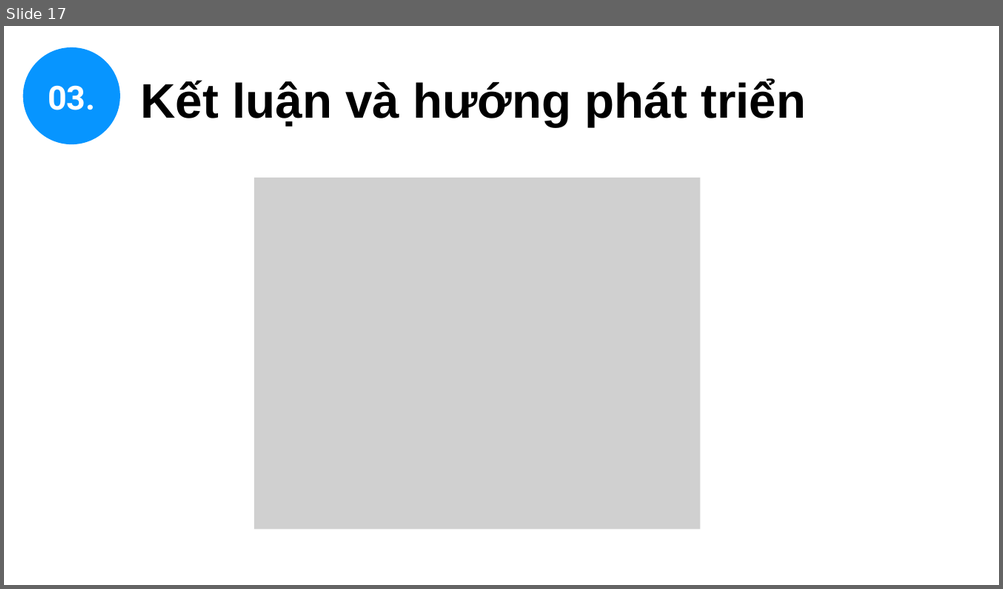
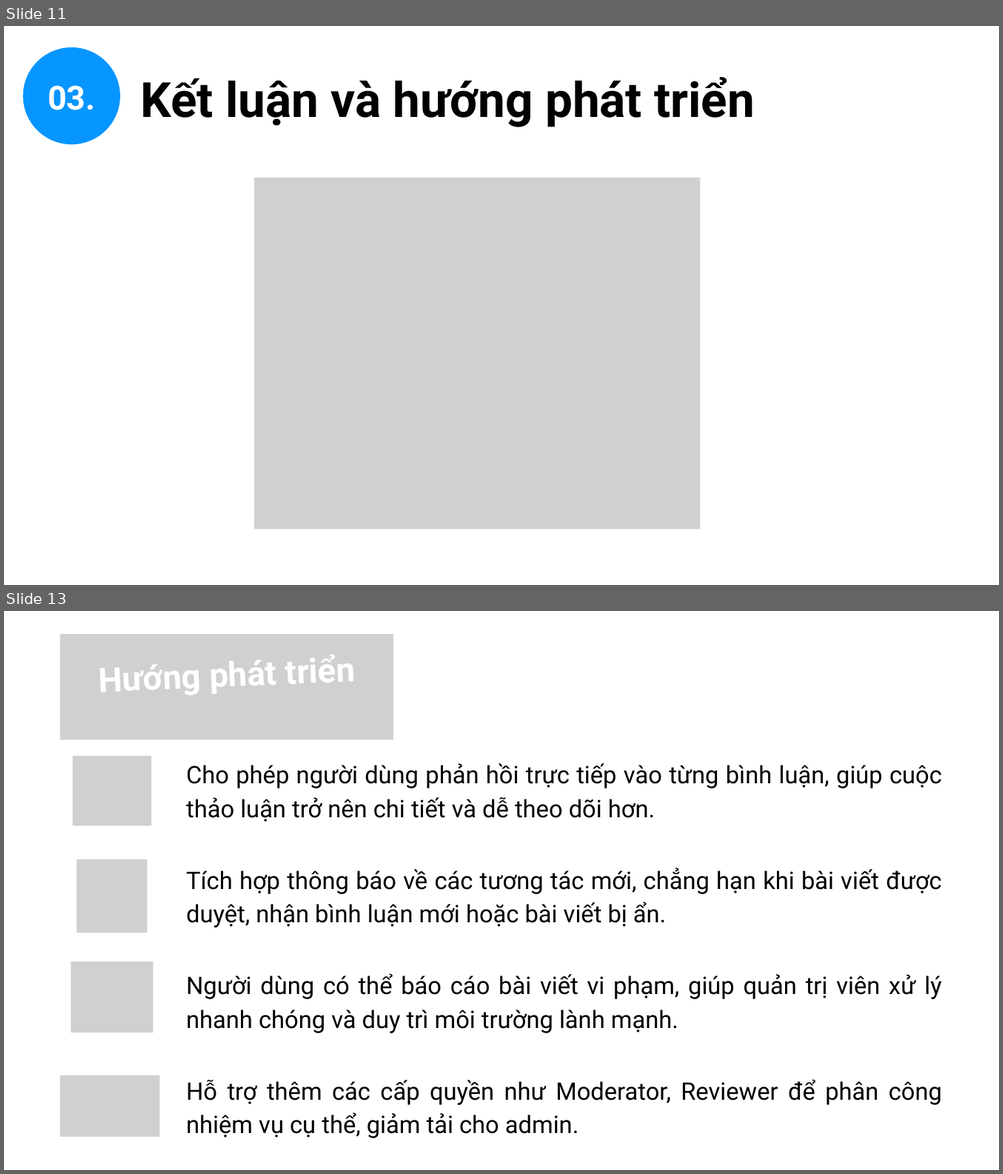
Before and after one commit to URMySunshinee/cn-da21ttc-letructin-forum-laravel, a slide deck: thesis/abs/PPT Báo Cáo CN.pptx. Shown one above the other, each under a label of ours: slide 17 before the commit, slides 11 and 13 after it; the slides between them are not shown. The pictures are 1003x589 and 1003x1174 pixels, drawn with LibreOffice and Linux fonts; fonts in the diff are those of the drawing; grey boxes stand for pictures. Boxes give left, top, right and bottom in pixels: in the first picture for what was removed or moved away, otherwise in the second. Text is boxed around its words. In the diff, an @@ line names an element or a change of style, - is before the commit and + after.

```diff
--- a/thesis/abs/PPT Báo Cáo CN.pptx
+++ b/thesis/abs/PPT Báo Cáo CN.pptx
@@ slide 13 added at <box>4,611,999,1170</box>, background #FFFFFF @@
@@ picture added at <box>60,634,393,740</box> @@
@@ text added at <box>81,640,373,697</box>, 49 pt, text #FFFFFF, bold @@
+Hướng phát triển
@@ picture added at <box>73,756,151,826</box> @@
@@ text added at <box>186,763,942,822</box>, 35 pt, text #000000 @@
+Cho phép người dùng phản hồi trực tiếp vào từng bình luận, giúp cuộc thảo luận trở nên chi tiết và dễ theo dõi hơn.
@@ picture added at <box>77,860,148,933</box> @@
@@ text added at <box>186,868,942,928</box>, 35 pt, text #000000 @@
+Tích hợp thông báo về các tương tác mới, chẳng hạn khi bài viết được duyệt, nhận bình luận mới hoặc bài viết bị ẩn.
@@ picture added at <box>71,962,153,1034</box> @@
@@ text added at <box>186,974,941,1034</box>, 35 pt, text #000000 @@
+Người dùng có thể báo cáo bài viết vi phạm, giúp quản trị viên xử lý nhanh chóng và duy trì môi trường lành mạnh.
@@ picture added at <box>60,1076,159,1137</box> @@
@@ text added at <box>186,1079,942,1139</box>, 35 pt, text #000000 @@
+Hỗ trợ thêm các cấp quyền như Moderator, Reviewer để phân công nhiệm vụ cụ thể, giảm tải cho admin.
@@ what was slide 17 is now slide 11 @@
@@ slide 11 changed as well @@
@@ text "Kết luận và hướng phát ..." at <box>140,77,754,127</box>: font Arial to Roboto @@
```
Also in this commit, not shown: 9 other slides changed, 3 other slides added, 10 slides removed, 2 other files.
